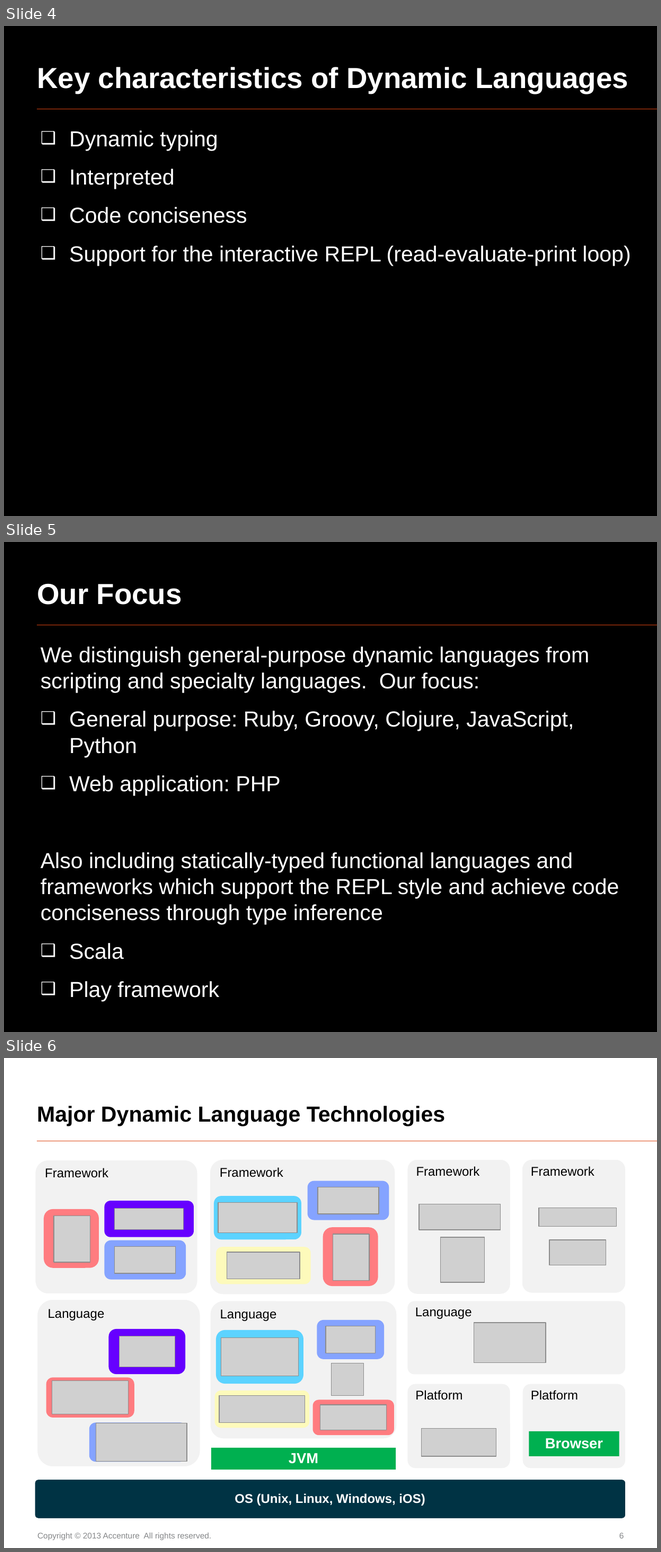
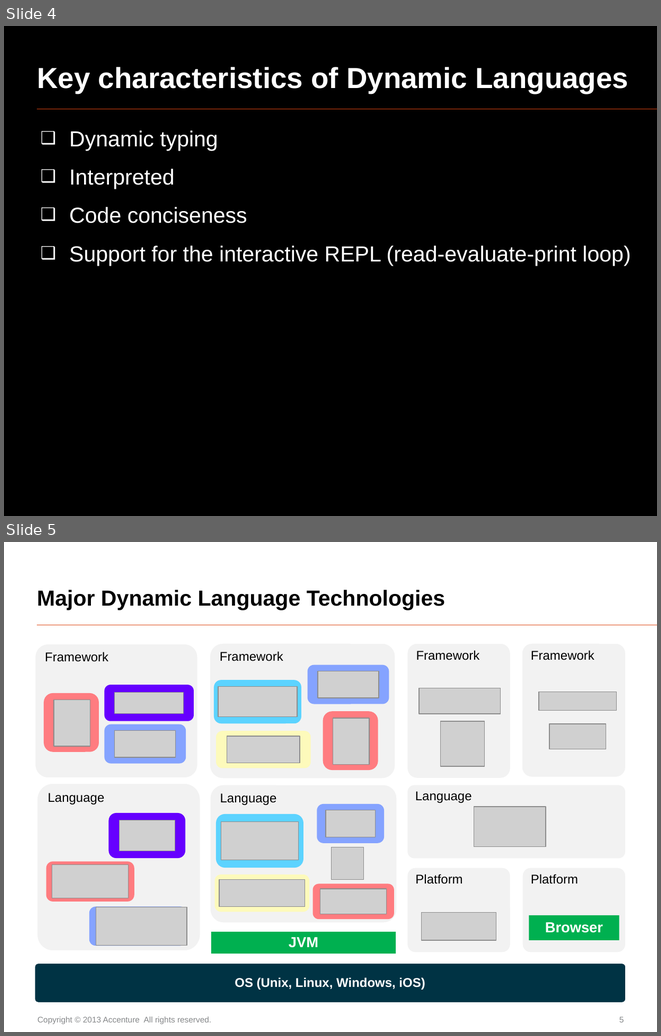
Before and after one commit to oscarrenalias/openslava-2013, a slide deck: Dynamic languages/OpenSlava 2013 - Dynamic languages.pptx. Shown one above the other, each under a label of ours: slides 4, 5 and 6 before the commit, slides 4 and 5 after it. The pictures are 661x1552 and 661x1036 pixels, drawn with LibreOffice and Linux fonts; fonts in the diff are those of the drawing; grey boxes stand for pictures. Boxes give left, top, right and bottom in pixels: in the first picture for what was removed or moved away, otherwise in the second. Text is boxed around its words. In the diff, an @@ line names an element or a change of style, - is before the commit and + after.

```diff
--- a/Dynamic languages/OpenSlava 2013 - Dynamic languages.pptx
+++ b/Dynamic languages/OpenSlava 2013 - Dynamic languages.pptx
@@ slide 5 removed at [4,542,657,1032], background #000000; not listed: 1 template element that a slide beside it also shows @@
@@ title removed at [37,583,182,605] @@
-Our Focus
@@ text removed at [41,646,619,1002] @@
-  We distinguish general-purpose dynamic languages from scripting and specialty languages. Our focus:
-  ❑ General purpose: Ruby, Groovy, Clojure, JavaScript, Python
-  ❑ Web application: PHP
-  Also including statically-typed functional languages and frameworks which support the REPL style and achieve code conciseness through type inference
-  ❑ Scala
-  ❑ Play framework
@@ what was slide 6 is now slide 5 @@
```
Also in this commit, not shown: 10 slides changed, 1 slide added.
